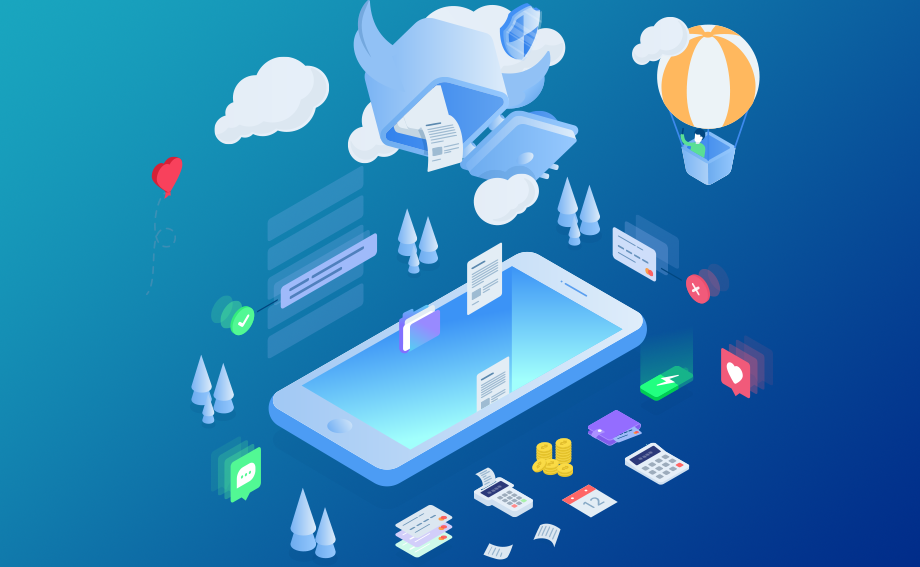
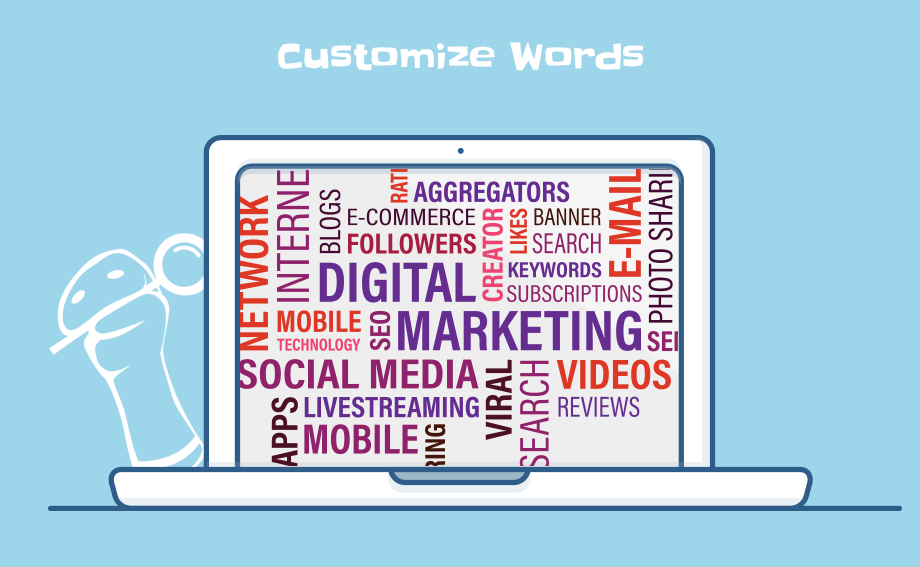
Comparing the layer stacks of the two w=920, h=567 images. Changes:
hid "04" over [146, 0, 773, 567]
added layer "Customize Words" above "Vector Smart Object" over [278, 42, 644, 71]
added layer "Vector Smart Object" (1st of 2) above "Vector Smart Object" over [240, 169, 678, 466]
added layer "Vector Smart Object" (2nd of 2) above "icon" over [48, 135, 902, 511]
added layer "icon" above "Layer 4" over [49, 233, 216, 484]
added layer "Layer 4" above "Layer 1" over [0, 0, 920, 567]
